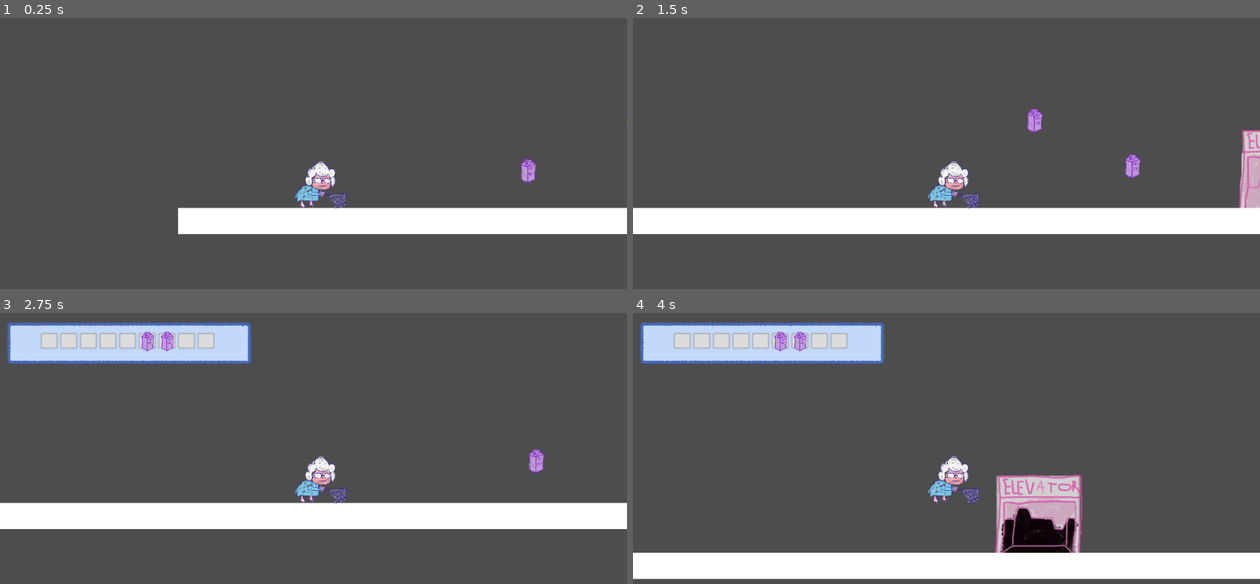
Above: before the commit, frames 1-4 (two rows, left to right).
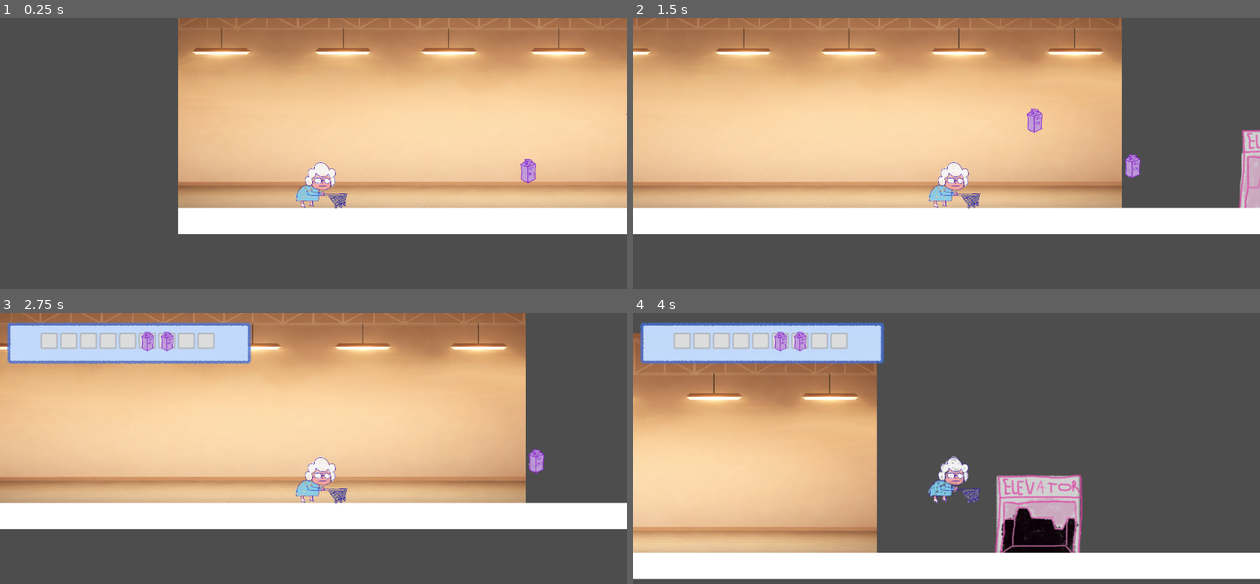
Above: after the commit, the same moments.

Repository: abebagebrehiwotova-commits/grammy-go-2
Game: Godot game, scene res://Assets/Scenes/Areas/area_1.tscn
Same seed, same stepped clock (60 frames per second), same inputs: the game is played once before the commit and once after it.
Inputs:
- Up to frame 1 (0.25 s): no input
- Up to frame 2 (1.5 s): tap Enter at 0.5 s; hold I (i) 0.53-1.28 s; hold D (move_right) from 0.53 s (still down); tap W (jump) at 0.77 s; tap I (i) at 1.35 s
- Up to frame 3 (2.75 s): tap W (jump) at 1.52 s; release D (move_right) at 2.03 s; hold A (move_left) from 2.03 s (still down); hold I (i) from 2.03 s (still down)
- Up to frame 4 (4 s): release A (move_left) at 2.78 s; release I (i) at 2.78 s; hold D (move_right) from 2.78 s (still down); tap I (i) at 2.85 s; tap W (jump) at 3.02, 3.77 s; hold I (i) from 3.53 s (still down)

The runs differ from the first frame. In frame 1, 50% of the frame differs, in the area x 28-100%, y 0-71%; in frame 2, 54%, in the area x 0-78%, y 0-71%; in frame 3, 53%; in frame 4, 27%.

Commit message:
BackgrounTesting

Diff:
--- a/Assets/Scenes/Areas/area_1.tscn
+++ b/Assets/Scenes/Areas/area_1.tscn
@@ -1,6 +1,7 @@
-[gd_scene load_steps=2 format=3 uid="uid://ctdq7t45yqyd4"]
+[gd_scene load_steps=3 format=3 uid="uid://ctdq7t45yqyd4"]
 
 [ext_resource type="PackedScene" uid="uid://gl40wgl101uw" path="res://Assets/Scenes/Area Functionality/area_template.tscn" id="1_uidp5"]
+[ext_resource type="Texture2D" uid="uid://dftkgl7c4a243" path="res://Assets/Sprites/Supermarkt Background Final.png" id="2_3uyhe"]
 
 [node name="Area1" instance=ExtResource("1_uidp5")]
 
@@ -15,3 +16,9 @@
 
 [node name="GroceryItems3" parent="Node2D" index="2"]
 position = Vector2(7, -22)
+
+[node name="Sprite2D" type="Sprite2D" parent="." index="5"]
+z_index = -4096
+position = Vector2(-41.444435, -59.5)
+scale = Vector2(0.17337963, 0.13981481)
+texture = ExtResource("2_3uyhe")
Binary file added: Assets/Sprites/Supermarkt Background Final.png
Not shown, added: Assets/Sprites/Supermarkt Background Final.png.import
